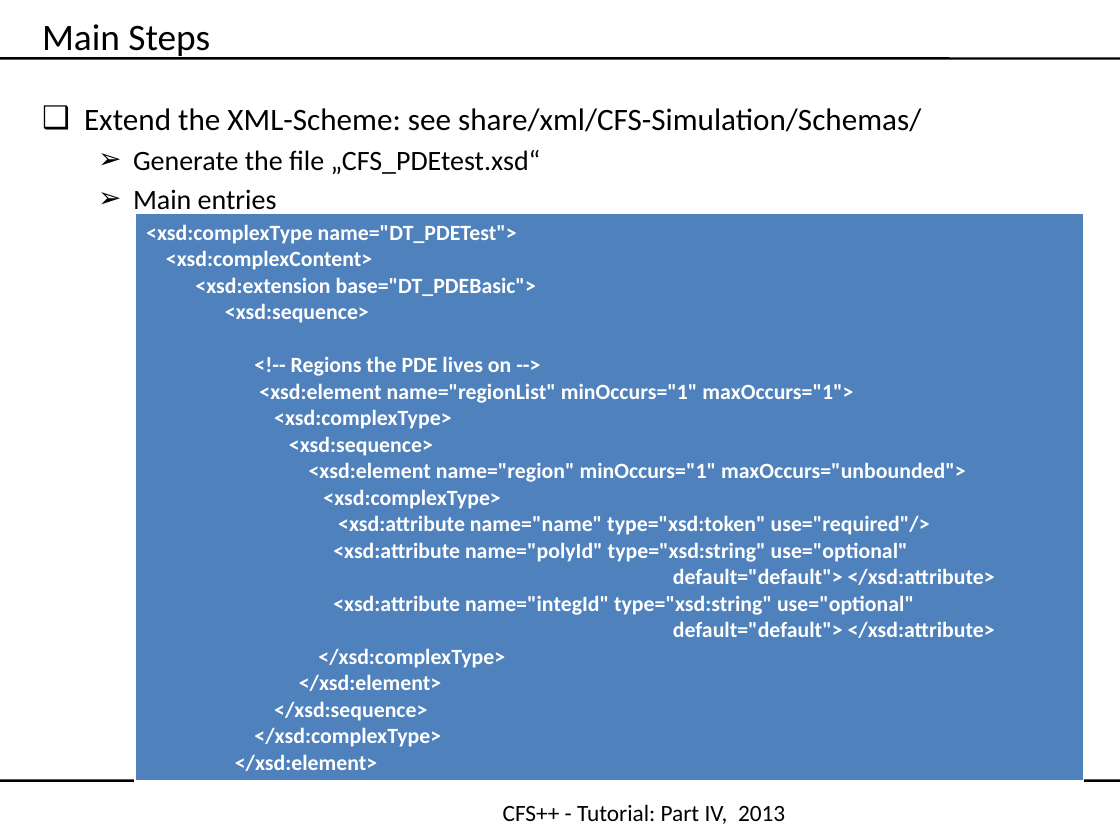
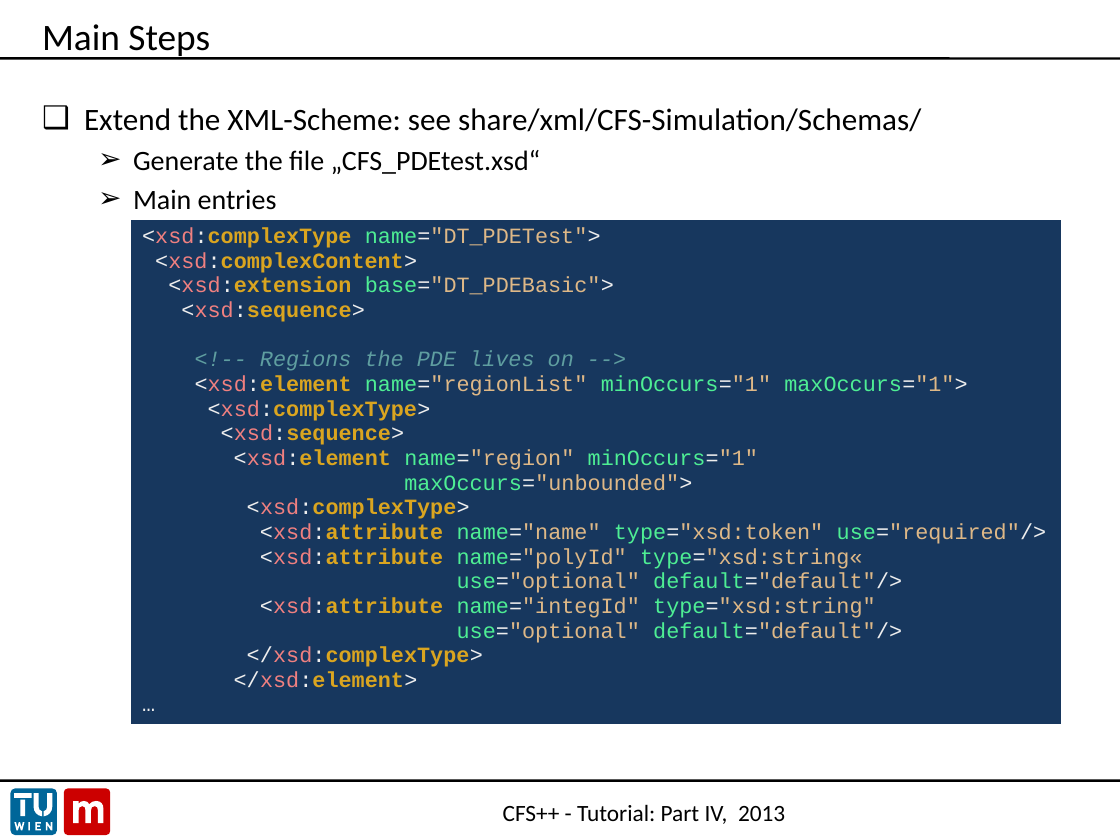
Before and after one commit to openCFS/cfs, a slide deck: slide 20 of share/doc/tutorial/CFS++_NewPDE.pptx. Drawn at 1120x840 pixels with LibreOffice and Linux fonts; fonts in the diff are those of the drawing; background and template pictures are left out. Boxes give left, top, right and bottom in pixels: in the first picture for what was removed or moved away, otherwise in the second. Text is boxed around its words. In the diff, an @@ line names an element or a change of style, - is before the commit and + after.

```diff
--- a/share/doc/tutorial/CFS++_NewPDE.pptx
+++ b/share/doc/tutorial/CFS++_NewPDE.pptx
@@ table at bbox=[131, 220, 1062, 754] @@
@@ row 1, column 1: "<xsd:complexType name="DT_PDETest"> / <xsd:complexContent> / <xsd:extension base="DT_PDEBasic"> / <xsd:sequence> / <!-- Regions the PDE lives on --> / <xsd:element name="regionList" minOccurs="1" maxOccurs="1"> / <xsd:complexType> / <xsd:sequence> / <xsd:element name="region" minOccurs="1" maxOccurs="unbounded"> / <xsd:complexType> / <xsd:attribute name="name" type="xsd:token" use="required"/> / <xsd:attribute name="polyId" type="xsd:string" use="optional" default="default"> </xsd:attribute> / <xsd:attribute name="integId" type="xsd:string" use="optional" default="default"> </xsd:attribute> / </xsd:complexType> / </xsd:element> / </xsd:sequence> / </xsd:complexType> / </xsd:element>" to "<xsd:complexType name="DT_PDETest"> / <xsd:complexContent> / <xsd:extension base="DT_PDEBasic"> / <xsd:sequence> / <!-- Regions the PDE lives on --> / <xsd:element name="regionList" minOccurs="1" maxOccurs="1"> / <xsd:complexType> / <xsd:sequence> / <xsd:element name="region" minOccurs="1" / maxOccurs="unbounded"> / <xsd:complexType> / <xsd:attribute name="name" type="xsd:token" use="required"/> / <xsd:attribute name="polyId" type="xsd:string« / use="optional" default="default"/> / <xsd:attribute name="integId" type="xsd:string" / use="optional" default="default"/> / </xsd:complexType> / </xsd:element> / …" @@
@@ fill #4F81BD to #17375E in row 1, column 1 @@
@@ borders changed @@
@@ table: place and size @@
-table at bbox=[136, 214, 1084, 775]
+table at bbox=[131, 220, 1062, 754]
@@ group added at bbox=[10, 788, 110, 836]: 12 freeform shapes @@
```
Also in this commit, not shown: 23 other slides changed, 1 slide added, 9 other files.
